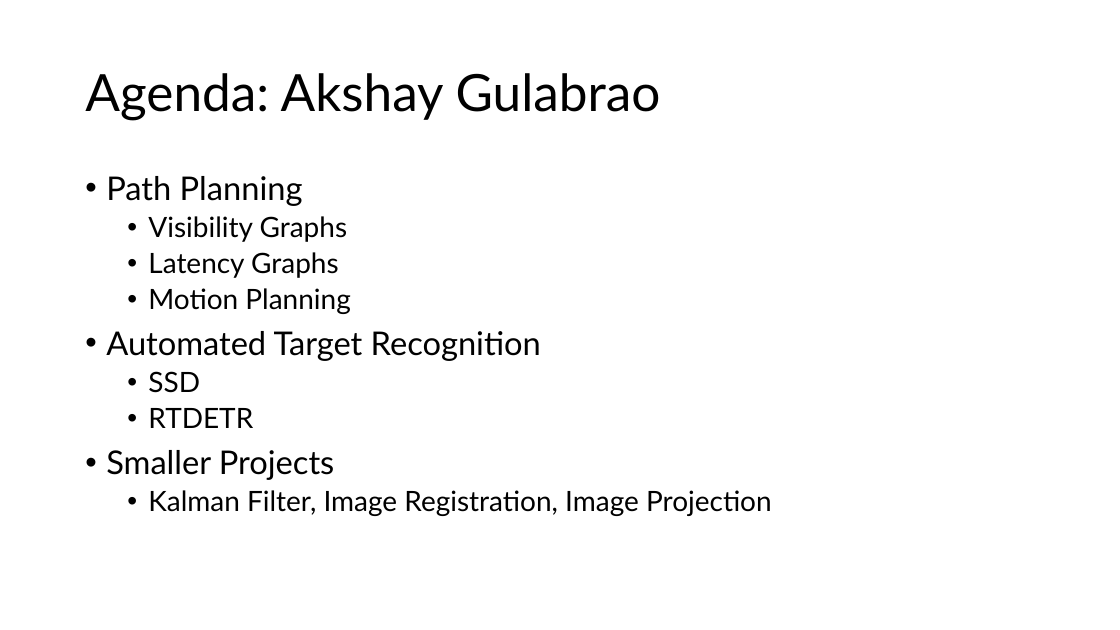
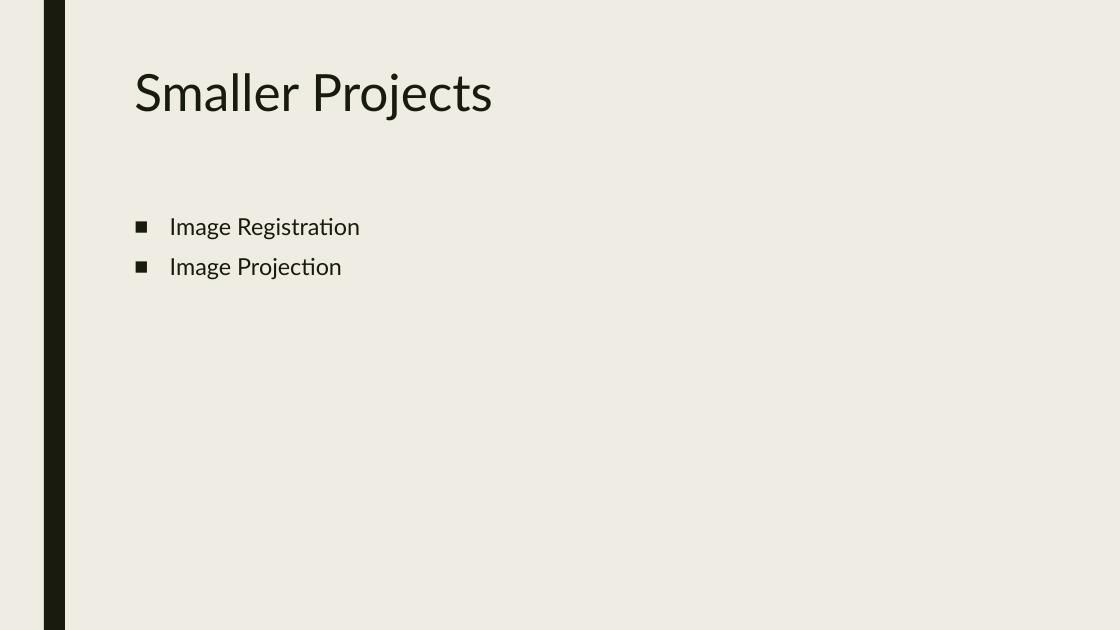
Before and after one commit to akshaygulabrao/research, a slide deck: slide 16 of Arete.pptx (slide 1 before the commit). Drawn at 1120x630 pixels with LibreOffice and Linux fonts; fonts in the diff are those of the drawing. Boxes give left, top, right and bottom in pixels: in the first picture for what was removed or moved away, otherwise in the second. Text is boxed around its words. In the diff, an @@ line names an element or a change of style, - is before the commit and + after.

Commit message:
progress on latency

```diff
--- a/Arete.pptx
+++ b/Arete.pptx
@@ background #FFFFFF to #EFEDE3 @@
@@ rectangle added at box(44, 0, 65, 630), fill #191B0E @@
@@ title removed at box(85, 73, 661, 120) @@
-Agenda: Akshay Gulabrao
@@ title added at box(134, 73, 493, 120), 44 pt, text #191B0E @@
+Smaller Projects
@@ text at box(170, 218, 360, 280): text changed; size 24 to 20 pt; text colour #000000 to #191B0E @@
-• Path Planning
-  • Visibility Graphs
-  • Latency Graphs
-  • Motion Planning
-• Automated Target Recognition
-  • SSD
-  • RTDETR
-• Smaller Projects
-  • Kalman Filter, Image Registration, Image Projection
+■ Image Registration
+■ Image Projection
```
Also in this commit, not shown: 5 other slides changed, 12 slides added, 4 slides removed, 2 other files.
